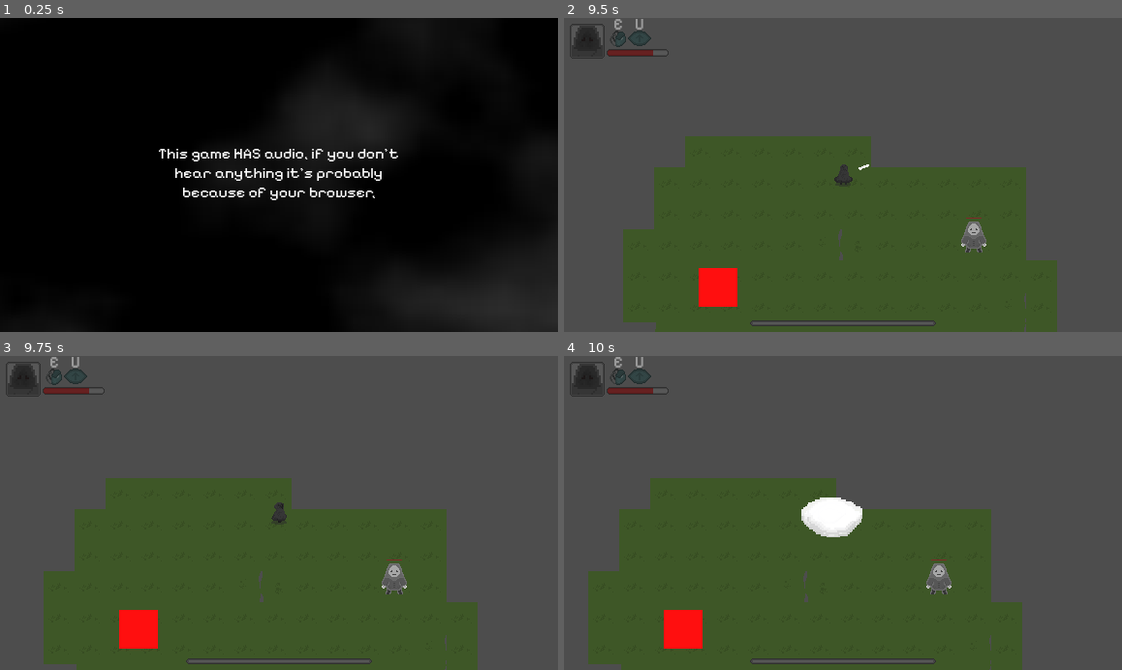
Above: before the commit, frames 1-4 (two rows, left to right).
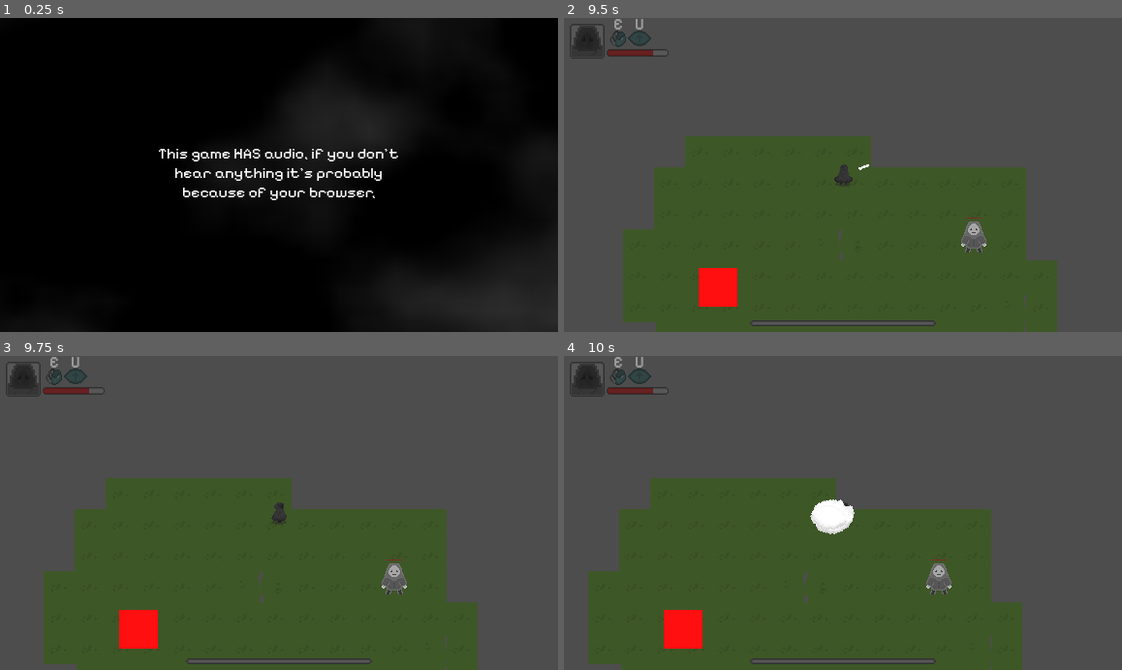
Above: after the commit, the same moments.

Repository: asztalosm/Sanctuary-of-Nyx
Game: Godot game, scene res://menu.tscn
The game is run twice, just before and just after one commit, with the same random seed, the same clock (stepped at 60 frames per second) and the same inputs.
Inputs (mouse positions are in pixels of both pictures, inside the frame that each line leads up to):
- Up to frame 1 (0.25 s): no input
- Up to frame 2 (9.5 s): click "Play" at 0.5 s; click "Play" at 1.25 s; click "Settings" at 2 s; tap Enter at 2.75, 4.25 s; move the mouse to (965, 159) at 2.77 s; hold D (Right) 2.78-3.53 s; tap 1 (1) at 2.85, 6.05, 6.6 s; tap Space at 3.02, 3.5, 3.77, 5, 5.27, 6.02, 6.77, 8.27, 9.02 s; tap 2 (2) at 3.05, 3.6, 6.8, 7.35 s; move the mouse to (731, 190) at 3.52 s; hold Down (Down) 3.53-4.28 s; right-click (731, 190) at 3.8 s; move the mouse to (898, 105) at 4.27 s; press the mouse at (898, 105) at 4.28 s; hold D (Right) 4.28-5.03 s; right-click (898, 105) at 4.35 s; move the mouse to (815, 237) at 5.02 s; release the mouse at (815, 237) at 5.03 s; hold W (Up) 5.03-5.78 s; click (815, 237) at 5.1 s; tap B (B) at 5.3, 5.85, 9.05 s; move the mouse to (1010, 222) at 5.77 s; hold A (Left) 5.78-7.28 s; move the mouse to (675, 127) at 6.52 s; move the mouse to (870, 175) at 7.27 s; hold Down (Down) 7.28-8.03 s; right-click (870, 175) at 7.55 s; move the mouse to (759, 96) at 8.02 s; hold D (Right) 8.03-8.78 s; right-click (759, 96) at 8.1 s; click (759, 96) at 8.3 s; move the mouse to (965, 159) at 8.77 s; press the mouse at (965, 159) at 8.78 s; hold W (Up) from 8.78 s (still down)
- Up to frame 3 (9.75 s): move the mouse to (167, 528) at 9.52 s; release W (Up) at 9.53 s; release the mouse at (167, 528) at 9.53 s; hold D (Right) from 9.53 s (still down); tap B (B) at 9.6 s
- Up to frame 4 (10 s): keep holding D (Right); tap Space at 9.77 s; tap 1 (1) at 9.8 s

Frames 1-3 are identical in both runs. In frame 4, 0.5% of the frame differs, in the area x 42-54%, y 45-58%.

Commit message:
mage projectile textures, script and character script changes to attack

Diff:
--- a/character.gd
+++ b/character.gd
@@ -62,7 +62,6 @@
 
 func switchcharacter(character):
 	if !changingcharacter:
-		print(changingcharacter)
 		changingcharacter = true
 		for elements in Characters:
 			if elements.Class == currentcharacter.Class:
@@ -70,9 +69,11 @@
 		currentcharacter = character
 		$GPUParticles2D.restart()
 
+func mageattack() -> void:
+	print("mage attack")
 
 func _ready() -> void:
-	$Hitcheck.monitoring = false
+	$AssassinHitcheck.monitoring = false
 func death() -> void:
 	#there will be a death animation that will be played before the death screen comes up
 	var deathtween = get_tree().create_tween()
@@ -99,15 +100,21 @@
 	oldspeed = speed
 	speed = oldspeed * 1.5
 func attack() -> void:
-	if !attacked:
-		attacked = true
-		hitenemies.clear()
-		$Hitcheck.position.y += 12000
-		$Hitcheck.monitoring = true
-		$Hitcheck.position.y -= 12000 #pretty ugly way to reset the hitbox but idc
-		$Hitcheck.rotate($Hitcheck.get_angle_to(get_global_mouse_position()) +0.5*PI)
-		$Hitcheck/AnimatedSprite2D.play("default")
+	attacked = true
+	hitenemies.clear()
+	if currentcharacter.Attack == "daggerattack":
+		$AssassinHitcheck.position.y += 12000
+		$AssassinHitcheck.monitoring = true
+		$AssassinHitcheck.position.y -= 12000 #pretty ugly way to reset the hitbox but idc
+		$AssassinHitcheck.rotate($AssassinHitcheck.get_angle_to(get_global_mouse_position()) +0.5*PI)
+		$AssassinHitcheck/AnimatedSprite2D.play("default")
 		$Soundcontroller.play(currentcharacter.Attack)
+	if currentcharacter.Attack == "mageattack":
+		$MageProjectile.start()
+		var mageprojectiletarget = get_global_mouse_position()
+		$MageProjectile.rotate($MageProjectile.get_angle_to(get_global_mouse_position()) + 0.5*PI)
+
+
 func hit(selfdamage) ->void:
 	var dodgerng = randi_range(0,100)
 	if dodgerng <= dodgechance:
@@ -170,6 +177,7 @@
 
 		if Input.is_action_just_pressed("Attack") or Input.is_action_pressed("Attack"):
 			attack()
+
 		if Input.is_action_just_pressed("Ability"):
 			if !usedability:
 				ability()
@@ -178,7 +186,7 @@
 
 
 func _attack_animation_finished() -> void:
-	$Hitcheck.monitoring = false
+	$AssassinHitcheck.monitoring = false
 	attacked = false
 	if currentcharacter.Class == "Assassin":
 		for enemies in hitenemies:
@@ -214,4 +222,3 @@
 
 func characterswitched() -> void:
 	changingcharacter = false
-	print(changingcharacter)
--- a/character.tscn
+++ b/character.tscn
@@ -11,6 +11,8 @@
 [ext_resource type="Texture2D" uid="uid://b48nfg2ml6qvu" path="res://resources/assassinicon.png" id="4_px5sl"]
 [ext_resource type="Texture2D" uid="uid://be450wnbhpqqp" path="res://resources/iconbackground.png" id="5_0qfo5"]
 [ext_resource type="Texture2D" uid="uid://tpks7i01ph7x" path="res://resources/temporarybadwizardbase.png" id="5_2ia7u"]
+[ext_resource type="Texture2D" uid="uid://cj48epbbyef1c" path="res://resources/mageprojectile.png" id="6_0fer6"]
+[ext_resource type="Script" uid="uid://7gu5kc61pu6a" path="res://mage_projectile.gd" id="6_aeagw"]
 [ext_resource type="AudioStream" uid="uid://c6c8y7kdyseup" path="res://resources/menubutton.wav" id="7_qi5as"]
 [ext_resource type="Shader" uid="uid://qqtrj4ugpi8b" path="res://resources/shaders/menubg.tres" id="8_jb3kq"]
 [ext_resource type="Texture2D" uid="uid://bx8eo8h6brff3" path="res://resources/backpack.png" id="8_lpiy1"]
@@ -36,6 +38,111 @@
 [ext_resource type="AudioStream" uid="uid://dx4fk1fg770n" path="res://resources/levelup.wav" id="22_8i6g0"]
 [ext_resource type="Texture2D" uid="uid://g1b26c8m7md3" path="res://resources/characterchangeparticle.png" id="34_lyohd"]
 
+[sub_resource type="AtlasTexture" id="AtlasTexture_7a2eb"]
+atlas = ExtResource("6_0fer6")
+region = Rect2(0, 0, 8, 8)
+
+[sub_resource type="AtlasTexture" id="AtlasTexture_7xsir"]
+atlas = ExtResource("6_0fer6")
+region = Rect2(8, 0, 8, 8)
+
+[sub_resource type="AtlasTexture" id="AtlasTexture_ksa8x"]
+atlas = ExtResource("6_0fer6")
+region = Rect2(16, 0, 8, 8)
+
+[sub_resource type="AtlasTexture" id="AtlasTexture_0gdkj"]
+atlas = ExtResource("6_0fer6")
+region = Rect2(24, 0, 8, 8)
+
+[sub_resource type="AtlasTexture" id="AtlasTexture_0yg4w"]
+atlas = ExtResource("6_0fer6")
+region = Rect2(0, 0, 8, 8)
+
+[sub_resource type="AtlasTexture" id="AtlasTexture_d7pic"]
+atlas = ExtResource("6_0fer6")
+region = Rect2(8, 0, 8, 8)
+
+[sub_resource type="AtlasTexture" id="AtlasTexture_30kjj"]
+atlas = ExtResource("6_0fer6")
+region = Rect2(16, 0, 8, 8)
+
+[sub_resource type="AtlasTexture" id="AtlasTexture_0nr8o"]
+atlas = ExtResource("6_0fer6")
+region = Rect2(24, 0, 8, 8)
+
+[sub_resource type="AtlasTexture" id="AtlasTexture_v5fon"]
+atlas = ExtResource("6_0fer6")
+region = Rect2(32, 0, 8, 8)
+
+[sub_resource type="AtlasTexture" id="AtlasTexture_tndpq"]
+atlas = ExtResource("6_0fer6")
+region = Rect2(40, 0, 8, 8)
+
+[sub_resource type="AtlasTexture" id="AtlasTexture_427nv"]
+atlas = ExtResource("6_0fer6")
+region = Rect2(48, 0, 8, 8)
+
+[sub_resource type="AtlasTexture" id="AtlasTexture_aicbt"]
+atlas = ExtResource("6_0fer6")
+region = Rect2(56, 0, 8, 8)
+
+[sub_resource type="SpriteFrames" id="SpriteFrames_dmqbl"]
+animations = [{
+"frames": [{
+"duration": 1.0,
+"texture": null
+}],
+"loop": false,
+"name": &"default",
+"speed": 5.0
+}, {
+"frames": [{
+"duration": 1.0,
+"texture": SubResource("AtlasTexture_7a2eb")
+}, {
+"duration": 1.0,
+"texture": SubResource("AtlasTexture_7xsir")
+}, {
+"duration": 1.0,
+"texture": SubResource("AtlasTexture_ksa8x")
+}, {
+"duration": 1.0,
+"texture": SubResource("AtlasTexture_0gdkj")
+}, {
+"duration": 1.0,
+"texture": SubResource("AtlasTexture_0yg4w")
+}, {
+"duration": 1.0,
+"texture": SubResource("AtlasTexture_d7pic")
+}, {
+"duration": 1.0,
+"texture": SubResource("AtlasTexture_30kjj")
+}, {
+"duration": 1.0,
+"texture": SubResource("AtlasTexture_0nr8o")
+}, {
+"duration": 1.0,
+"texture": SubResource("AtlasTexture_v5fon")
+}, {
+"duration": 1.0,
+"texture": SubResource("AtlasTexture_tndpq")
+}, {
+"duration": 1.0,
+"texture": SubResource("AtlasTexture_427nv")
+}, {
+"duration": 1.0,
+"texture": SubResource("AtlasTexture_aicbt")
+}],
+"loop": true,
+"name": &"playing",
+"speed": 12.0
+}]
+
+[sub_resource type="CircleShape2D" id="CircleShape2D_0fer6"]
+radius = 5.0
+
+[sub_resource type="CircleShape2D" id="CircleShape2D_aeagw"]
+
 [sub_resource type="Curve" id="Curve_lyohd"]
 _limits = [0.0, 1.0, 0.0, 1.2]
 _data = [Vector2(0, 1), 0.0, 0.0, 0, 0, Vector2(0.423529, 0.797753), 0.0, 0.0, 0, 0, Vector2(0.626471, 0.741573), -1.68617, -1.68617, 0, 0, Vector2(0.847059, 0.550562), 0.0, 0.0, 0, 0, Vector2(1.2, 0.146068), 0.0, 0.0, 0, 0]
@@ -46,7 +153,7 @@
 
 [sub_resource type="Curve" id="Curve_0fer6"]
 _limits = [0.0, 1.3, 0.0, 1.0]
-_data = [Vector2(0, 0), 0.0, 0.0, 0, 0, Vector2(0.169118, 1.05169), 0.0, 0.0, 0, 0, Vector2(0.691177, 0.303371), 0.90438, 0.90438, 0, 0, Vector2(1, 0), 0.0, 0.0, 0, 0]
+_data = [Vector2(0, 0.204494), 0.0, 0.0, 0, 0, Vector2(0.0588235, 0.774157), 0.0, 0.0, 0, 0, Vector2(0.691177, 0.303371), 0.90438, 0.90438, 0, 0, Vector2(1, 0), 0.0, 0.0, 0, 0]
 point_count = 4
 
 [sub_resource type="CurveTexture" id="CurveTexture_aeagw"]
@@ -56,6 +163,8 @@
 particle_flag_disable_z = true
 emission_shape = 1
 emission_sphere_radius = 8.08
+angle_min = -33.1
+angle_max = 33.1
 direction = Vector3(1, 1, 0)
 initial_velocity_max = 17.24
 gravity = Vector3(0, 0, 0)
@@ -1188,9 +1297,32 @@
 collision_mask = 0
 script = ExtResource("1_pjt0s")
 
+[node name="MageProjectile2" type="CharacterBody2D" parent="Player"]
+script = ExtResource("6_aeagw")
+
+[node name="MageHitcheck" type="Area2D" parent="Player/MageProjectile2"]
+
+[node name="AnimatedSprite2D" type="AnimatedSprite2D" parent="Player/MageProjectile2/MageHitcheck"]
+sprite_frames = SubResource("SpriteFrames_dmqbl")
+animation = &"playing"
+
+[node name="Timer" type="Timer" parent="Player/MageProjectile2/MageHitcheck"]
+wait_time = 3.0
+one_shot = true
+
+[node name="CollisionShape2D" type="CollisionShape2D" parent="Player/MageProjectile2/MageHitcheck"]
+shape = SubResource("CircleShape2D_0fer6")
+
+[node name="CollisionShape2D" type="CollisionShape2D" parent="Player/MageProjectile2"]
+visible = false
+shape = SubResource("CircleShape2D_aeagw")
+disabled = true
+debug_color = Color(0, 0.595, 0.7, 0)
+
 [node name="GPUParticles2D" type="GPUParticles2D" parent="Player"]
 z_index = 999
 emitting = false
+amount = 16
 texture = ExtResource("34_lyohd")
 one_shot = true
 explosiveness = 1.0
@@ -1204,23 +1336,26 @@
 [node name="AnimatedSprite2D" type="AnimatedSprite2D" parent="Player"]
 material = SubResource("ShaderMaterial_lpiy1")
 sprite_frames = SubResource("SpriteFrames_wfnr8")
-animation = &"Mageidle"
+animation = &"Assassinidle"
 autoplay = "Assassinidle"
 
 [node name="Camera2D" type="Camera2D" parent="Player"]
 
-[node name="Hitcheck" type="Area2D" parent="Player"]
+[node name="MageProjectile" type="StaticBody2D" parent="Player"]
+script = ExtResource("6_aeagw")
+
+[node name="AssassinHitcheck" type="Area2D" parent="Player"]
 z_index = 4
 collision_layer = 0
 collision_mask = 2
 monitorable = false
 
-[node name="CollisionShape2D" type="CollisionShape2D" parent="Player/Hitcheck"]
+[node name="CollisionShape2D" type="CollisionShape2D" parent="Player/AssassinHitcheck"]
 visible = false
 position = Vector2(0, -21)
 shape = SubResource("RectangleShape2D_wa5vi")
 
-[node name="AnimatedSprite2D" type="AnimatedSprite2D" parent="Player/Hitcheck"]
+[node name="AnimatedSprite2D" type="AnimatedSprite2D" parent="Player/AssassinHitcheck"]
 scale = Vector2(1, 1.5)
 sprite_frames = SubResource("SpriteFrames_kjduu")
 offset = Vector2(0, -16)
@@ -1231,6 +1366,7 @@
 monitoring = false
 
 [node name="CollisionShape2D" type="CollisionShape2D" parent="Player/Hitbox"]
+visible = false
 position = Vector2(0, -1.01563)
 shape = SubResource("RectangleShape2D_pjt0s")
 
@@ -1700,10 +1836,11 @@
 &"": SubResource("AnimationLibrary_kjduu")
 }
 
+[connection signal="timeout" from="Player/MageProjectile2/MageHitcheck/Timer" to="Player/MageProjectile" method="_on_timer_timeout"]
 [connection signal="finished" from="Player/GPUParticles2D" to="Player" method="characterswitched"]
 [connection signal="animation_changed" from="Player/AnimatedSprite2D" to="Player" method="sprite_animation_changed"]
-[connection signal="area_entered" from="Player/Hitcheck" to="Player" method="_on_hitcheck_area_entered"]
-[connection signal="animation_finished" from="Player/Hitcheck/AnimatedSprite2D" to="Player" method="_attack_animation_finished"]
+[connection signal="area_entered" from="Player/AssassinHitcheck" to="Player" method="_on_hitcheck_area_entered"]
+[connection signal="animation_finished" from="Player/AssassinHitcheck/AnimatedSprite2D" to="Player" method="_attack_animation_finished"]
 [connection signal="timeout" from="Player/GUI/Ability/Cooldown" to="Player" method="ability_timeout"]
 [connection signal="timeout" from="Player/GUI/Ability/AbilityDuration" to="Player" method="ability_duration_timeout"]
 [connection signal="pressed" from="Player/GUI/DeathScreen/Button2" to="Player/GUI" method="_on_button_2_pressed"]
--- /dev/null
+++ b/mage_projectile.gd
@@ -0,0 +1,20 @@
+extends CharacterBody2D
+@export var moving = false
+@export var target = null #adding this as an export incase i make a weapon that homes to the enemies
+#mage projectile
+func _on_timer_timeout() -> void:
+	get_parent().attacked = false
+	moving = false
+	global_position = get_parent().global_position
+	$MageHitcheck/AnimatedSprite2D.animation = "default"
+
+func start() -> void:
+	if !moving:
+		moving = true
+		$MageHitcheck/Timer.start()
+		$MageHitcheck/AnimatedSprite2D.play("playing")
+func _physics_process(delta: float) -> void:
+	if moving:
+		target = get_global_mouse_position()
+
+		move_and_slide()
Not shown: 1 places in character.tscn that only renumber resources
Not shown, added: mage_projectile.gd.uid
Binary file added: resources/mageprojectile.png
Not shown, added: resources/mageprojectile.png.import
